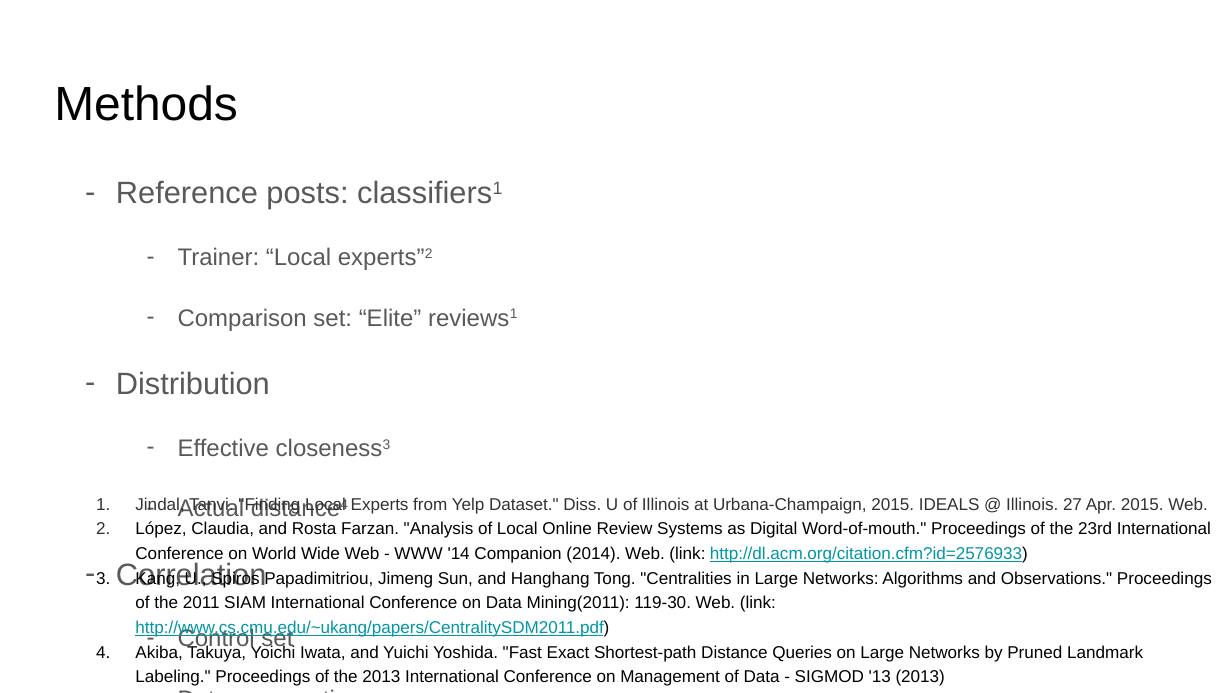
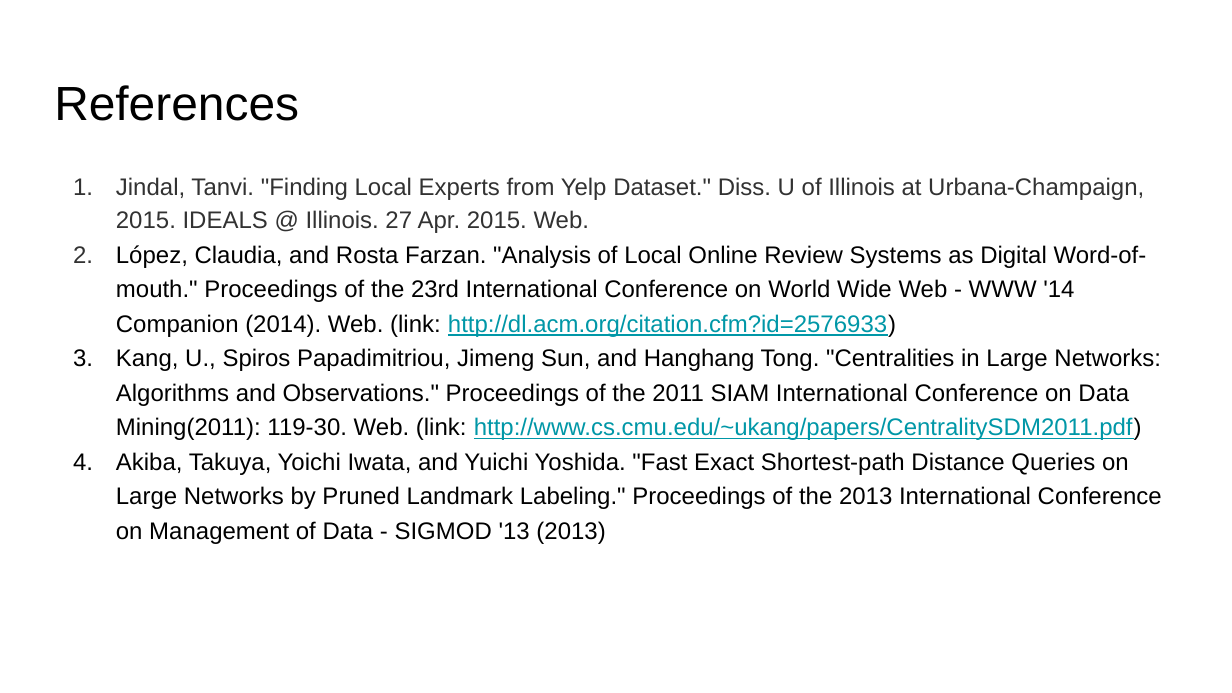
Before and after one commit to erkkiperkele/691-Project, a slide deck: slide 6 of ProgressReport.pptx (slide 3 before the commit). Drawn at 1232x693 pixels with LibreOffice and Linux fonts; fonts in the diff are those of the drawing. Boxes give left, top, right and bottom in pixels: in the first picture for what was removed or moved away, otherwise in the second. Text is boxed around its words. In the diff, an @@ line names an element or a change of style, - is before the commit and + after.

Commit message:
Minor edits
Moved references to new page (will remove in next commit), missing image
in "Overview", progress page still in progress

```diff
--- a/ProgressReport.pptx
+++ b/ProgressReport.pptx
@@ title at (x1=54, y1=85, x2=299, y2=121): text changed @@
-Methods
+References
@@ text "Jindal, Tanvi. "Finding Local Experts ..." moved from (x1=135, y1=497, x2=1212, y2=682) to (x1=116, y1=177, x2=1162, y2=544) @@
@@ text "Jindal, Tanvi. "Finding Local Experts ..." at (x1=116, y1=177, x2=1162, y2=544): size 10 to 14 pt; indent changed; vertical alignment middle to top @@
@@ text removed at (x1=116, y1=180, x2=433, y2=588) @@
-– Reference posts: classifiers1
-  – Trainer: “Local experts”2
-  – Comparison set: “Elite” reviews1
-– Distribution
-  – Effective closeness3
-  – Actual distance4
-– Correlation
-  – Control set
-  – Data aggregation
```
Also in this commit, not shown: 1 other slide changed, 2 slides added.
